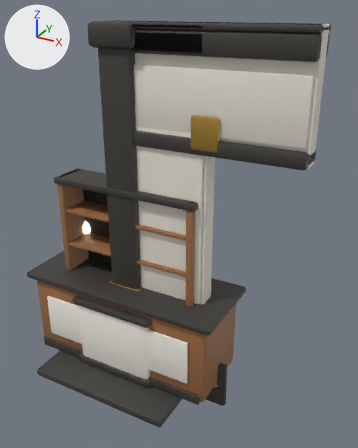
The glTF model packages/astro-creatures-museum/assets/kit/kit.glb: old version first, new version second.
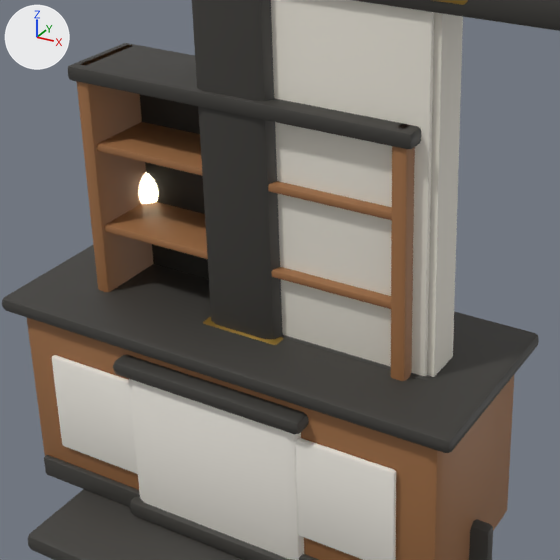
Each version is shown whole from a 50 mm lens placed at (3.04, -4.37, 4.14), pointed at (0.56, 0.13, 1.88), then close up on the part from 7% to 71% of the width and 34% to 85% of the height. The axes (+X, +Y, +Z) are drawn at upper left. The lights are the same throughout. The last two pictures show the newer version. Where no turn or scale is listed for an object, it has been applied to the vertices.

Names of what the first close-up shows: 'bookshelf', 'desk', 'lintel_2m', 'plinth', 'post', 'sign', 'skylight', 'wall_1m'.
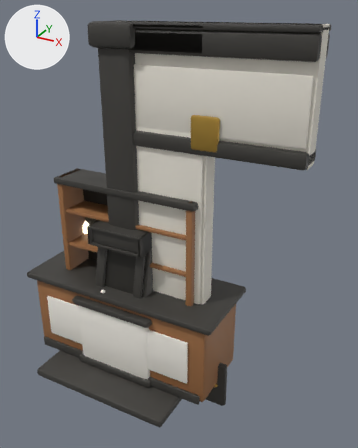
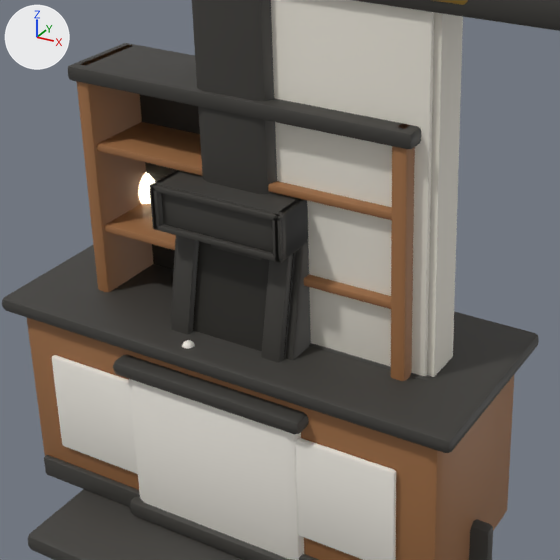
What the commit changed:
Mesh me_arcade_cabinet is new.
It has 1630 vertices, 3236 faces and spans x -0.37..0.37, y -0.42..0.42, z -0.93..0.93.
Faces by material slot: [1484, 144, 436, 252, 604, 316].
It uses material mat_trim (dark grey #3c3a36).
It uses material mat_velvet (red #9b3b3b).
It uses material mat_dark (black #26241f).
It uses material mat_brass (orange #c9a24c).
It uses material mat_plinth (white #f1ede4).
It uses material mat_frame (brown #b08a4a).
Object 'arcade_cabinet' (ob_arcade_cabinet) is new; it shows me_arcade_cabinet.
Its location is (0.0, -0.024, 0.925).

Boxes [x1, y1, x2, y2] around the edits, measured in the close-ups (560 x 560 px):
'arcade_cabinet', added: after [150, 170, 311, 362]
    faces in mat_trim (dark grey #3c3a36): [150, 170, 311, 362]
    faces in mat_dark (black #26241f): [193, 241, 295, 358]
